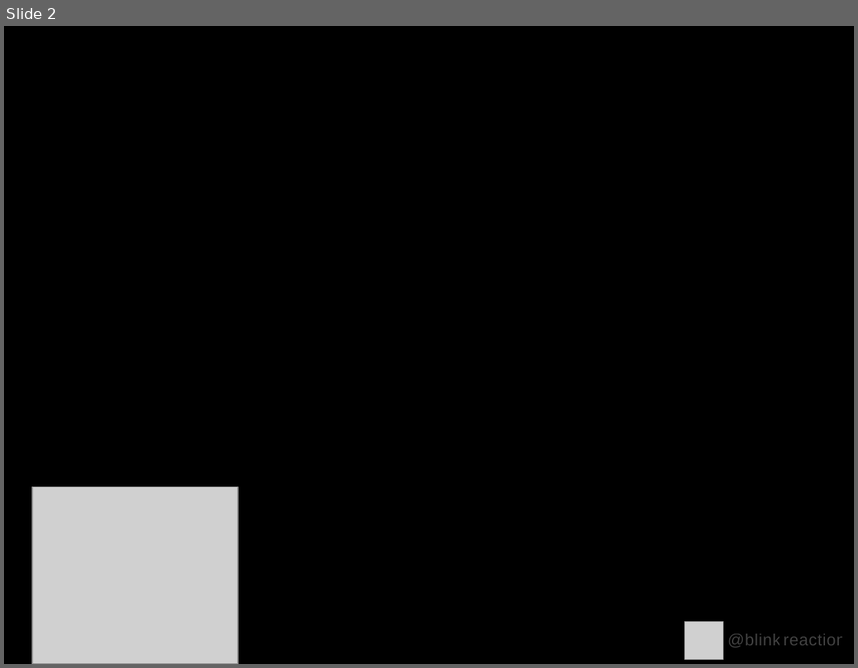
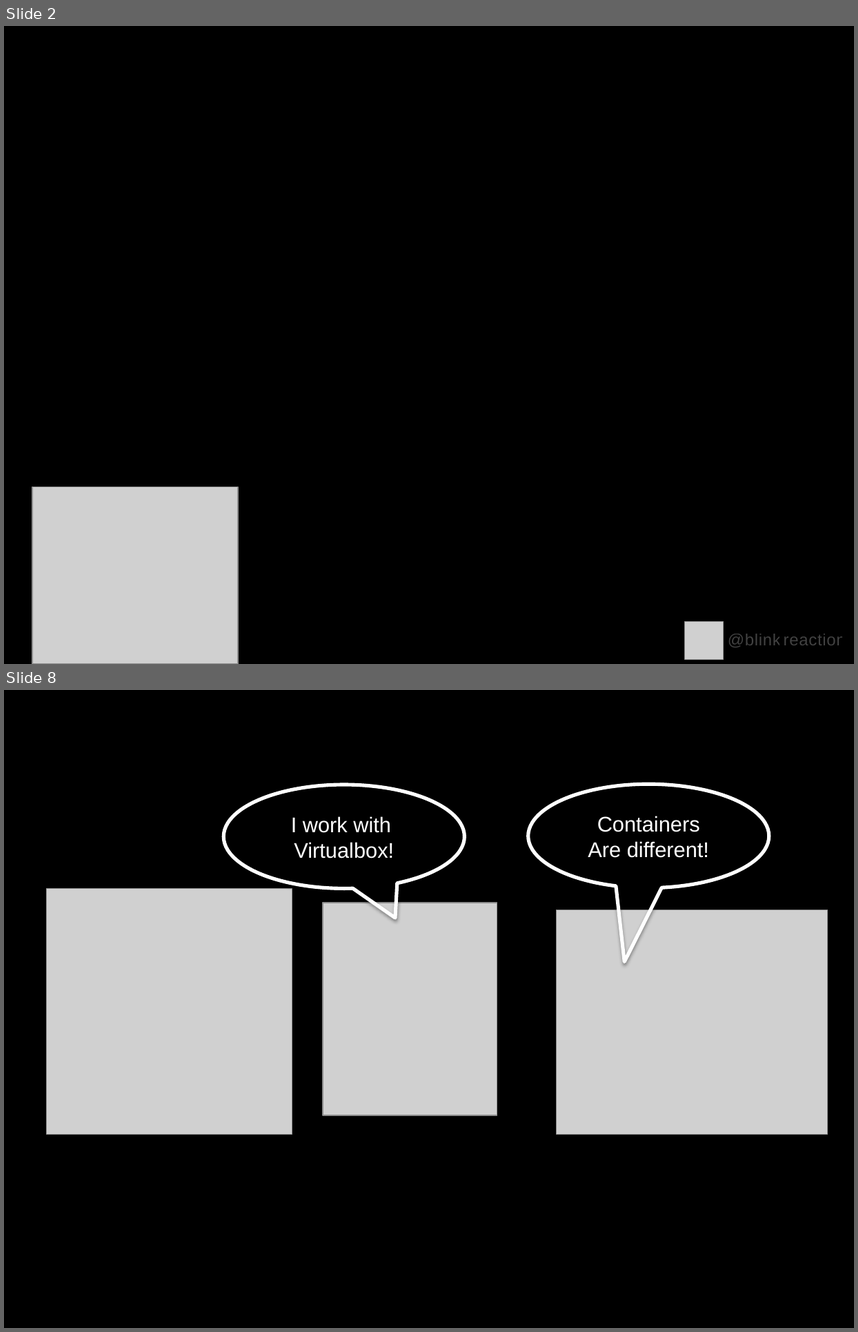
Before and after one commit to raysaltini/handsOnD8SiteBuilder, a slide deck: src/handsOnD8SiteBuilder.pptx. Shown one above the other, each under a label of ours: slide 2 before the commit, slides 2 and 8 after it; the slides between them are not shown. The pictures are 858x668 and 858x1332 pixels, drawn with LibreOffice and Linux fonts; fonts in the diff are those of the drawing; grey boxes stand for pictures. Boxes give left, top, right and bottom in pixels: in the first picture for what was removed or moved away, otherwise in the second. Text is boxed around its words. In the diff, an @@ line names an element or a change of style, - is before the commit and + after.

```diff
--- a/src/handsOnD8SiteBuilder.pptx
+++ b/src/handsOnD8SiteBuilder.pptx
@@ slide 8 added at [4,690,854,1328], background #000000 @@
@@ speech bubble added at [223,785,464,888], outline #FFFFFF 3 pt, 18 pt, text #FFFFFF @@
+I work with
+Virtualbox!
@@ speech bubble added at [528,785,769,888], outline #FFFFFF 3 pt, 18 pt, text #FFFFFF @@
+Containers
+Are different!
@@ picture added at [47,888,292,1134] @@
@@ picture added at [323,903,497,1115] @@
@@ picture added at [557,909,828,1134] @@
```
Also in this commit, not shown: 7 other slides added, 1 slide removed, 19 other files.
